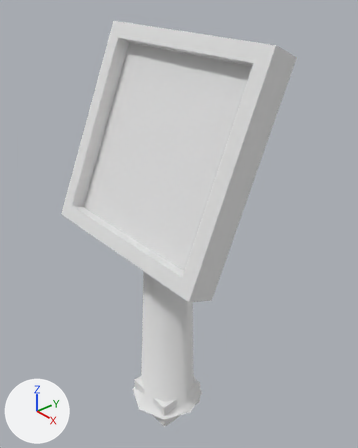
The Blender file models/vr-puzzle/puzzle-table-brick.blend as it was, and as the next commit left it.
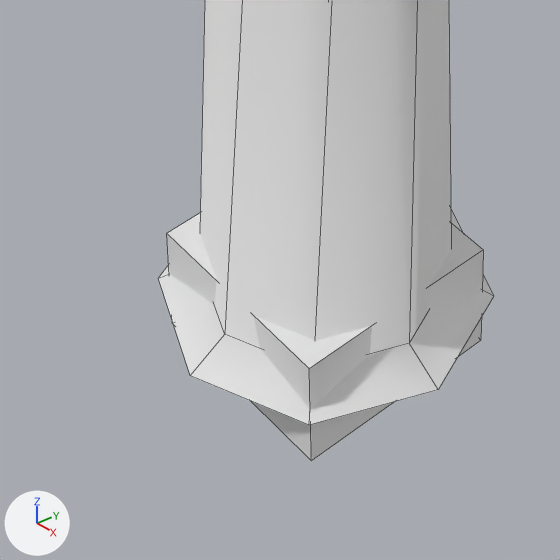
There are two pictures of each version: one whole from a camera (50 mm lens) standing at (1.325, -1.078, 1.823) and looking at (0.003, 0.071, 0.879), one close up on the part from 28% to 60% of the width and 74% to 100% of the height. Arrows for +X, +Y and +Z are at lower left; the lights stay in place. The close-ups show mesh edges as thin lines.

Before the edit, the objects in view are built like this:
```python
me_brick = bpy.data.meshes.new('brick')
me_brick.from_pydata([(0.11, -0.11, -0.062), (-0.11, 0.11, 0.062), (0.11, 0.11, 0.062), (-0.11, -0.11, -0.062), (0.11, 0.11, -0.062), (-0.11, -0.11, 0.062), (0.11, -0.11, 0.062), (-0.11, 0.11, -0.062)], [], [(1, 7, 3, 5), (2, 4, 7, 1), (5, 3, 0, 6), (6, 0, 4, 2), (2, 1, 5, 6), (4, 0, 3, 7)])
me_brick.materials.append(mat_white_material)  # white #ffffff
me_table = bpy.data.meshes.new('table')
me_table.from_pydata(...)  # 44 vertices, 33 faces; spans x -0.4..0.4, y -0.23..0.19, z 0.0..1.6
me_table.materials.append(mat_white_material)  # white #ffffff
ob_brick = bpy.data.objects.new('brick', me_brick)
ob_brick.location = (0.0, 0.0, 0.0)
ob_table = bpy.data.objects.new('table', me_table)
ob_table.location = (0.0, 0.0, 0.0)
```
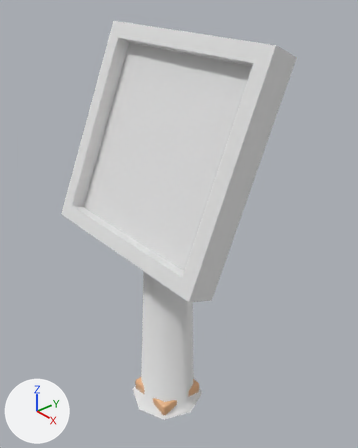
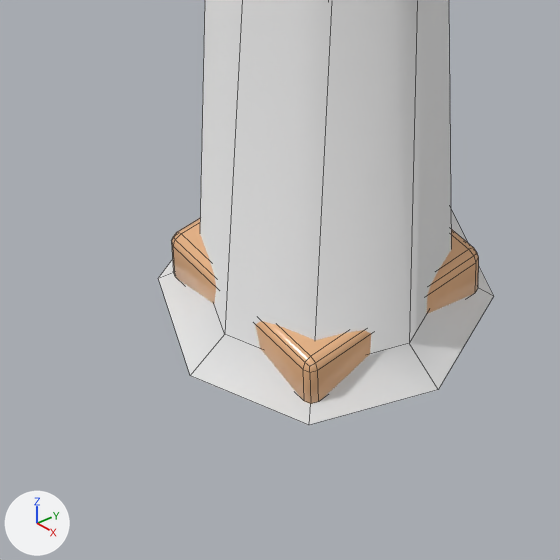
Boxes [x1, y1, x2, y2] around the edits, measured in the close-ups (560 x 560 px):
```json
{"object": "brick", "change": "recoloured, mesh rescaled, moved, modifiers changed", "before": [167, 213, 483, 461], "after": [172, 218, 479, 404], "on screen": "white to beige"}
```

Edits to the scene script, one JSON object a line:
```json
{"op": "add", "block": "mat_brick_material", "code": ["mat_brick_material = principled_material('brick-material')", "mat_brick_material.base_color = (0.8, 0.452, 0.235)  # beige #e7b385", "mat_brick_material.roughness = 0.206"]}
{"block": "me_brick", "where": "me_brick.from_pydata(...)  # 8 vertices, 6 faces; spans x -0.11..0.11, y -0.11..0.11, z -0.062..0.062"}
{"block": "me_brick", "where": "# used by ob_brick; location = (0.0, 0.0, 0.0)"}
{"op": "remove", "block": "me_brick", "code": "me_brick.materials.append(mat_white_material)  # white #ffffff"}
{"block": "me_brick", "change": "me_brick part 1: the whole mesh is scaled about its middle by (1, 1, 0.497), then moved by (0.0, 0.0, -0.031)"}
{"op": "add", "block": "me_brick", "code": "me_brick.materials.append(mat_brick_material)  # beige #e7b385"}
{"op": "set", "path": "ob_brick.location", "old": "(0.0, 0.0, 0.0)", "new": "(0.0, 0.0, 0.062)"}
{"op": "add", "block": "ob_brick", "code": "_m = ob_brick.modifiers.new('Bevel', 'BEVEL')"}
{"op": "add", "block": "ob_brick", "code": "_m.width = 0.01"}
{"op": "add", "block": "ob_brick", "code": "_m.width_pct = 0.01"}
{"op": "add", "block": "ob_brick", "code": "_m.segments = 2"}
{"op": "add", "block": "ob_brick", "code": "_m.limit_method = 'NONE'"}
```
